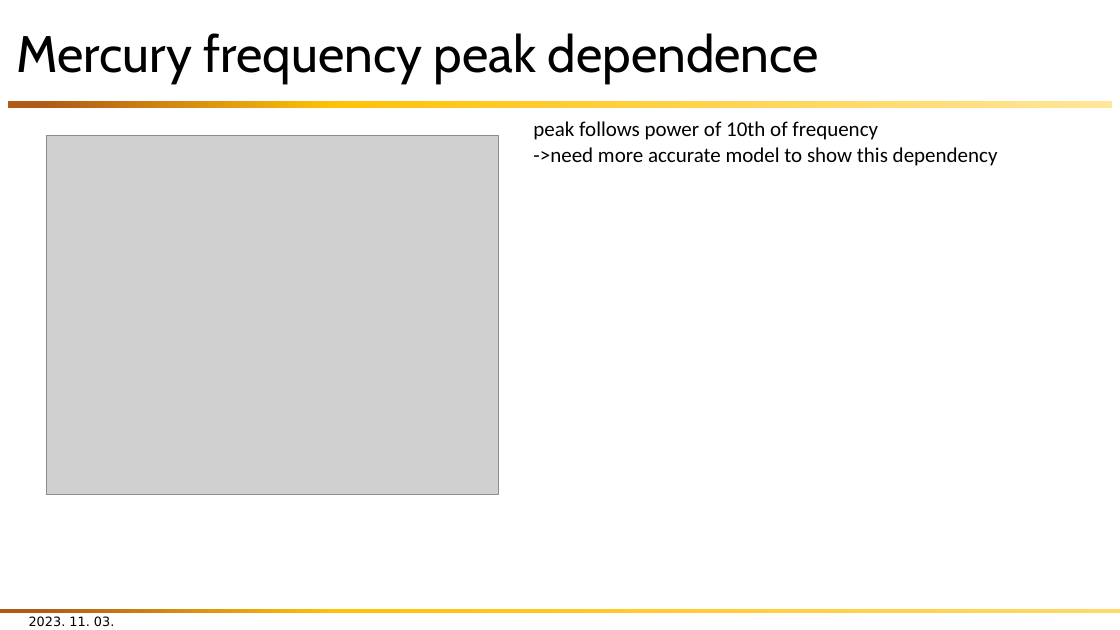
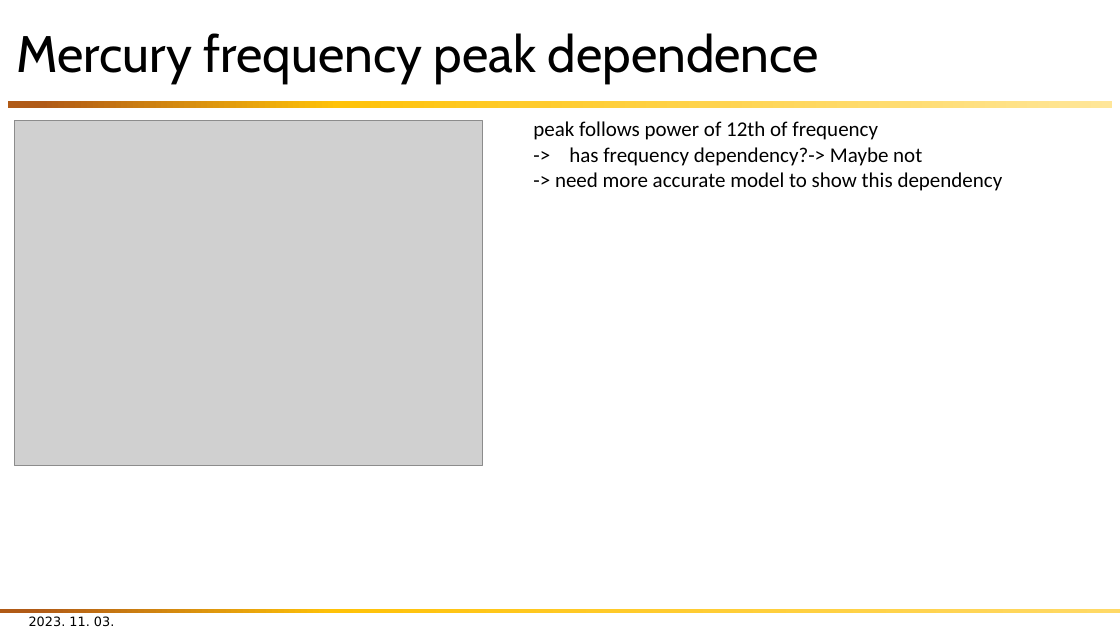
Before and after one commit to alexist2623/SNU_PJH, a slide deck: slide 14 of 현대물리실험/발표PPT.pptx (slide 13 before the commit). Drawn at 1120x630 pixels with LibreOffice and Linux fonts; fonts in the diff are those of the drawing; grey boxes stand for pictures; background and template pictures are left out. Boxes give left, top, right and bottom in pixels: in the first picture for what was removed or moved away, otherwise in the second. Text is boxed around its words. In the diff, an @@ line names an element or a change of style, - is before the commit and + after.

Commit message:
PPT update

```diff
--- a/현대물리실험/발표PPT.pptx
+++ b/현대물리실험/발표PPT.pptx
@@ picture resized from (x1=46, y1=135, x2=498, y2=495) to (x1=14, y1=121, x2=482, y2=466) @@
@@ text at (x1=533, y1=121, x2=1003, y2=191): text changed @@
-peak follows power of 10th of frequency
-->need more accurate model to show this dependency
+peak follows power of 12th of frequency
+-> has frequency dependency?-> Maybe not
+-> need more accurate model to show this dependency
```
Also in this commit, not shown: 3 other slides changed, 2 slides added, 6 other files.
